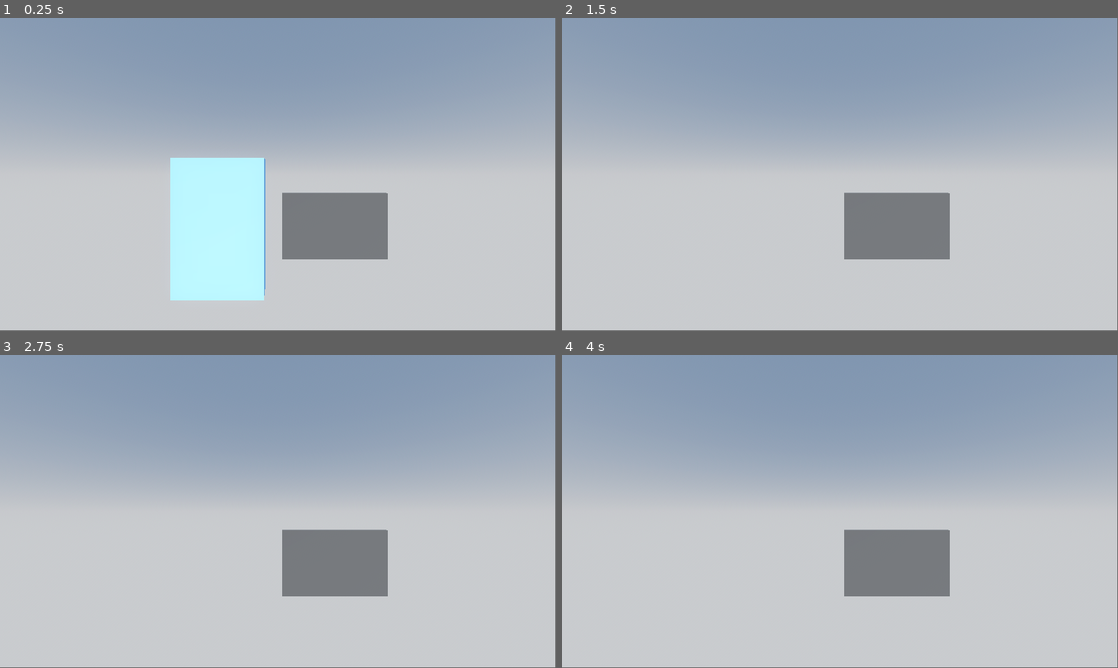
Above: before the commit, frames 1-4 (two rows, left to right).
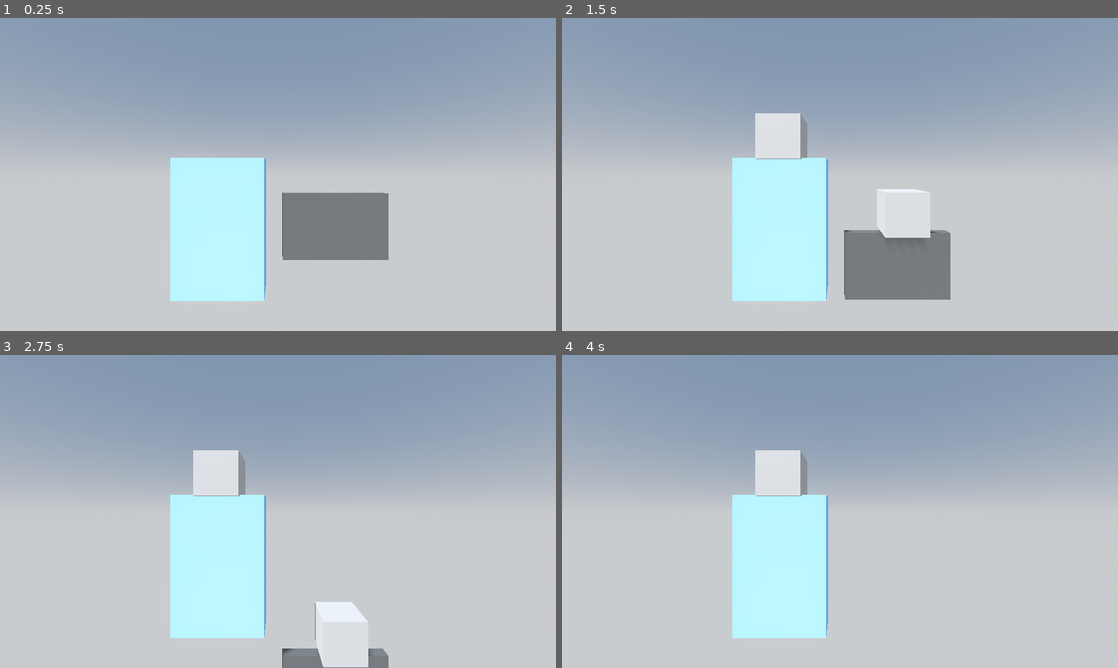
Above: after the commit, the same moments.

Repository: LyciaStenson/CompactCassette
Game: Godot game, scene res://Scenes/Main.tscn
The game is run twice, just before and just after one commit, with the same random seed, the same clock (stepped at 60 frames per second) and the same inputs.
Inputs (mouse positions are in pixels of both pictures, inside the frame that each line leads up to):
- Up to frame 1 (0.25 s): no input
- Up to frame 2 (1.5 s): tap Enter at 0.5 s; move the mouse to (962, 158) at 0.52 s; click (962, 158) at 0.67 s; move the mouse to (728, 190) at 1.27 s; click (728, 190) at 1.42 s
- Up to frame 3 (2.75 s): move the mouse to (333, 442) at 2.02 s; click (333, 442) at 2.17 s
- Up to frame 4 (4 s): move the mouse to (812, 574) at 2.77 s; click (812, 574) at 2.92 s; move the mouse to (1006, 558) at 3.52 s; click (1006, 558) at 3.67 s
In our replay, the window is 799x449 before the commit and 800x450 after it. These sizes can differ from the game's own. Grey fills any space a smaller window leaves; there, only what the larger window draws over its background counts as a difference.

The runs differ from the first frame. In frame 1, 0.2% of the frame differs, in the area x 30-100%, y 0-91%; in frame 2, 14%; in frame 3, 15%, in the area x 30-100%, y 0-100%; in frame 4, 13%.

Commit message:
Replaced Grabbable inheritance with tag

Diff:
--- a/Scenes/CassettePlayer.tscn
+++ b/Scenes/CassettePlayer.tscn
@@ -10,8 +10,7 @@
 [sub_resource type="BoxShape3D" id="BoxShape3D_akpef"]
 size = Vector3(0.85, 1.3, 0.3)
 
-[node name="CassettePlayer" type="RigidBody3D"]
-gravity_scale = 0.0
+[node name="CassettePlayer" type="StaticBody3D" groups=["Grabbable"]]
 script = ExtResource("1_tyhqh")
 
 [node name="MeshInstance" type="MeshInstance3D" parent="."]
--- a/Scenes/CassetteTape.tscn
+++ b/Scenes/CassetteTape.tscn
@@ -10,8 +10,8 @@
 [sub_resource type="BoxShape3D" id="BoxShape3D_xftuu"]
 size = Vector3(1.01, 0.635, 0.102)
 
-[node name="CassetteTape" type="RigidBody3D"]
-gravity_scale = 0.0
+[node name="CassetteTape" type="CharacterBody3D" groups=["Grabbable"]]
+motion_mode = 1
 script = ExtResource("1_0adaw")
 
 [node name="MeshInstance" type="MeshInstance3D" parent="."]
--- a/Scenes/Main.tscn
+++ b/Scenes/Main.tscn
@@ -27,8 +27,9 @@
 [node name="CassettePlayer" parent="." instance=ExtResource("1_26e47")]
 transform = Transform3D(1, 0, 0, 0, 1, 0, 0, 0, 1, -0.55, 0, 0)
 
-[node name="CassetteTape" parent="." instance=ExtResource("2_unspv")]
+[node name="CassetteTape" parent="." node_paths=PackedStringArray("camera") instance=ExtResource("2_unspv")]
 transform = Transform3D(1, 0, 0, 0, 1, 0, 0, 0, 1, 0.55, 0, 0)
+camera = NodePath("../Camera")
 
 [node name="Camera" type="Camera3D" parent="."]
 transform = Transform3D(1, 0, 0, 0, 1, 0, 0, 0, 1, 0, 0.5, 2)
@@ -49,3 +50,12 @@
 
 [node name="CollisionShape" type="CollisionShape3D" parent="RigidBody"]
 shape = SubResource("BoxShape3D_fkhhd")
+
+[node name="RigidBody2" type="RigidBody3D" parent="."]
+transform = Transform3D(1, 0, 0, 0, 1, 0, 0, 0, 1, 0.6, 5, 0)
+
+[node name="MeshInstance" type="MeshInstance3D" parent="RigidBody2"]
+mesh = SubResource("BoxMesh_o207a")
+
+[node name="CollisionShape" type="CollisionShape3D" parent="RigidBody2"]
+shape = SubResource("BoxShape3D_fkhhd")
--- a/Scripts/CassettePlayer.gd
+++ b/Scripts/CassettePlayer.gd
@@ -1,4 +1,4 @@
-extends Grabbable
+extends StaticBody3D
 
 var speed : Vector2
 
--- a/Scripts/CassetteTape.gd
+++ b/Scripts/CassetteTape.gd
@@ -1,17 +1,21 @@
-extends Grabbable
+extends CharacterBody3D
 
-#var speed : Vector2
+@export var camera : Camera3D
 
 func grabbed(relative : Vector2) -> void:
-	#speed = relative * 0.215
-	#velocity = Vector3(relative.x, relative.y, 0.0)
-	apply_central_force(Vector3(relative.x, relative.y, 0.0))
+	velocity = Vector3(relative.x * 0.3, -relative.y * 0.3, 0.0)
 
-#func _physics_process(delta : float) -> void:
-	#if abs(speed.x) > 0.05 or abs(speed.y) > 0.05:
+func zoom():
+	var test : Vector3 = (global_position - camera.global_position).normalized()
+	velocity += test
+
+func _physics_process(delta : float) -> void:
+	if abs(velocity.x) > 0.05 or abs(velocity.y) > 0.05:
 		#position += Vector3(speed.x * delta, -speed.y * delta, 0.0)
-		#speed.x *= 0.9
-		#speed.y *= 0.9
-	#else:
-		#speed.x = 0.0
-		#speed.y = 0.0
+		velocity.x *= 0.9
+		velocity.y *= 0.9
+	else:
+		velocity.x = 0.0
+		velocity.y = 0.0
+
+	move_and_slide()
--- a/Scripts/Player.gd
+++ b/Scripts/Player.gd
@@ -1,6 +1,6 @@
 extends Camera3D
 
-var grabbed : Grabbable
+var grabbed : Node3D
 var try_grab : bool = false
 
 func _input(event : InputEvent) -> void:
@@ -11,6 +11,10 @@
 			grabbed = null
 	if event is InputEventMouseMotion and grabbed:
 		grabbed.grabbed(event.relative)
+
+func zoom():
+	if grabbed:
+		grabbed.zoom()
 
 func _physics_process(delta : float) -> void:
 	if try_grab:
@@ -25,7 +29,7 @@
 
 		if result:
 			var collider : Node = result.collider
-			if collider is Grabbable:
+			if collider.is_in_group("Grabbable"):
 				grabbed = collider
 		else:
 			grabbed = null
--- a/project.godot
+++ b/project.godot
@@ -10,7 +10,12 @@
 
 [application]
 
-config/name="How Does a Compact Cassette Work"
+config/name="How Does a Compact Cassette Work?"
 run/main_scene="res://Scenes/Main.tscn"
 config/features=PackedStringArray("4.2", "Forward Plus")
 config/icon="res://icon.svg"
+
+[display]
+
+window/size/viewport_width=1280
+window/size/viewport_height=720
